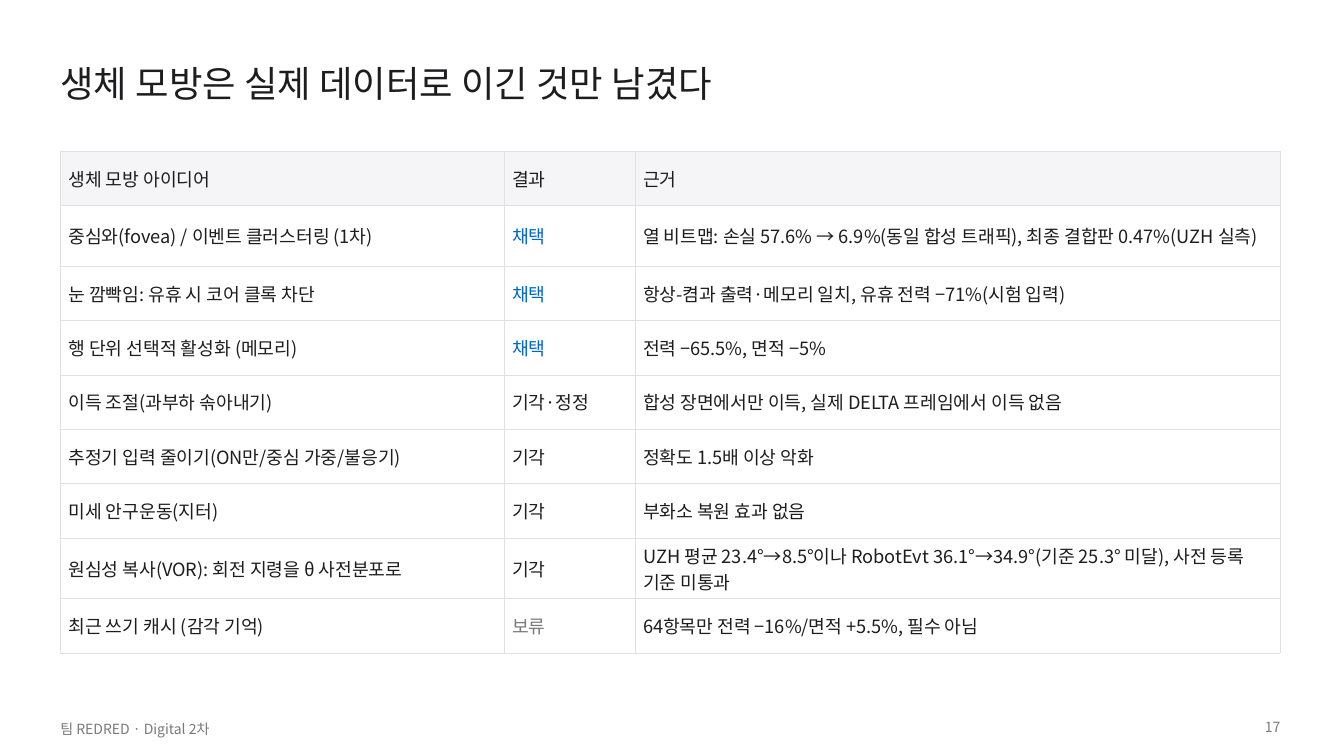
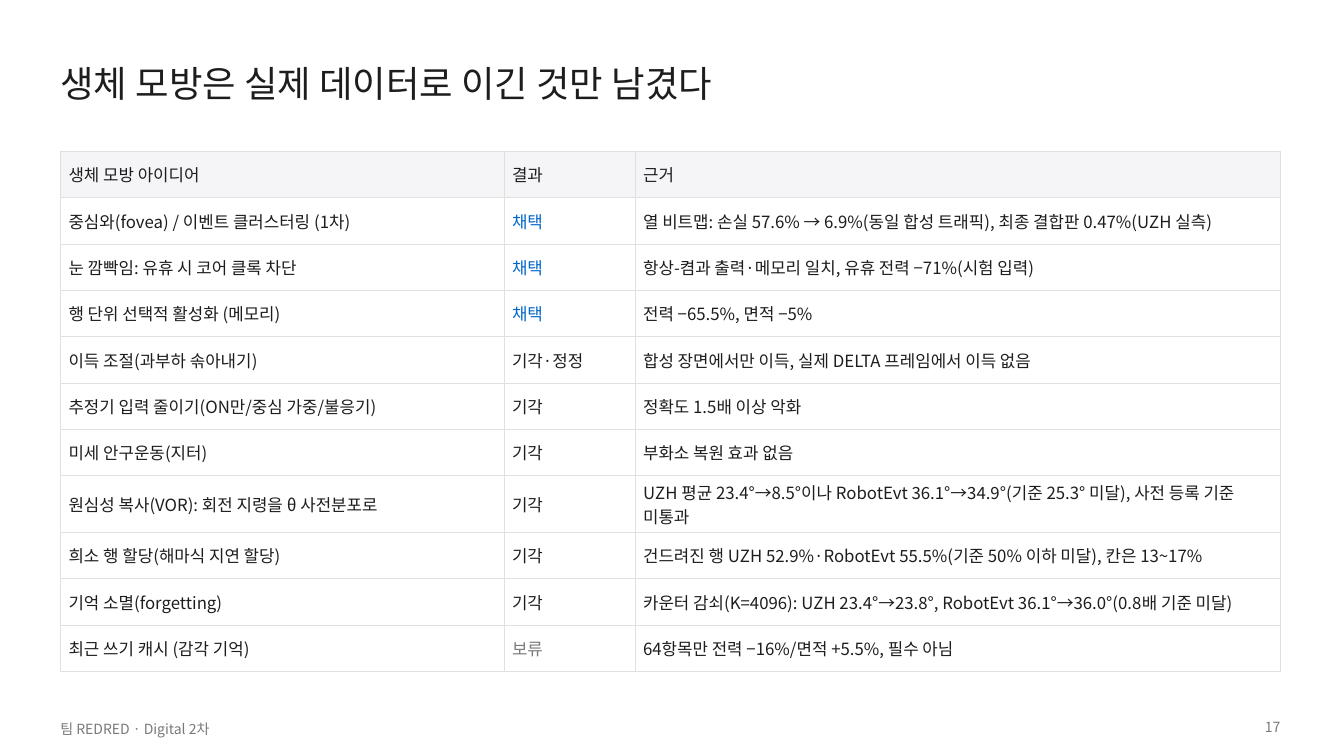
Before and after one commit to GangHeeJo/AI-SEMI, a slide deck: slide 17 of submission/REDRED_2차_발표자료.pptx. Drawn at 1344x756 pixels with LibreOffice and Linux fonts; fonts in the diff are those of the drawing. Boxes give left, top, right and bottom in pixels: in the first picture for what was removed or moved away, otherwise in the second. Text is boxed around its words. In the diff, an @@ line names an element or a change of style, - is before the commit and + after.

```diff
--- a/submission/REDRED_2차_발표자료.pptx
+++ b/submission/REDRED_2차_발표자료.pptx
@@ table at [60, 151, 1280, 662] @@
+row 9: 희소 행 할당(해마식 지연 할당) | 기각 | 건드려진 행 UZH 52.9%·RobotEvt 55.5%(기준 50% 이하 미달), 칸은 13~17%
+row 10: 기억 소멸(forgetting) | 기각 | 카운터 감쇠(K=4096): UZH 23.4°→23.8°, RobotEvt 36.1°→36.0°(0.8배 기준 미달)
```
Also in this commit, not shown: 7 other files.
